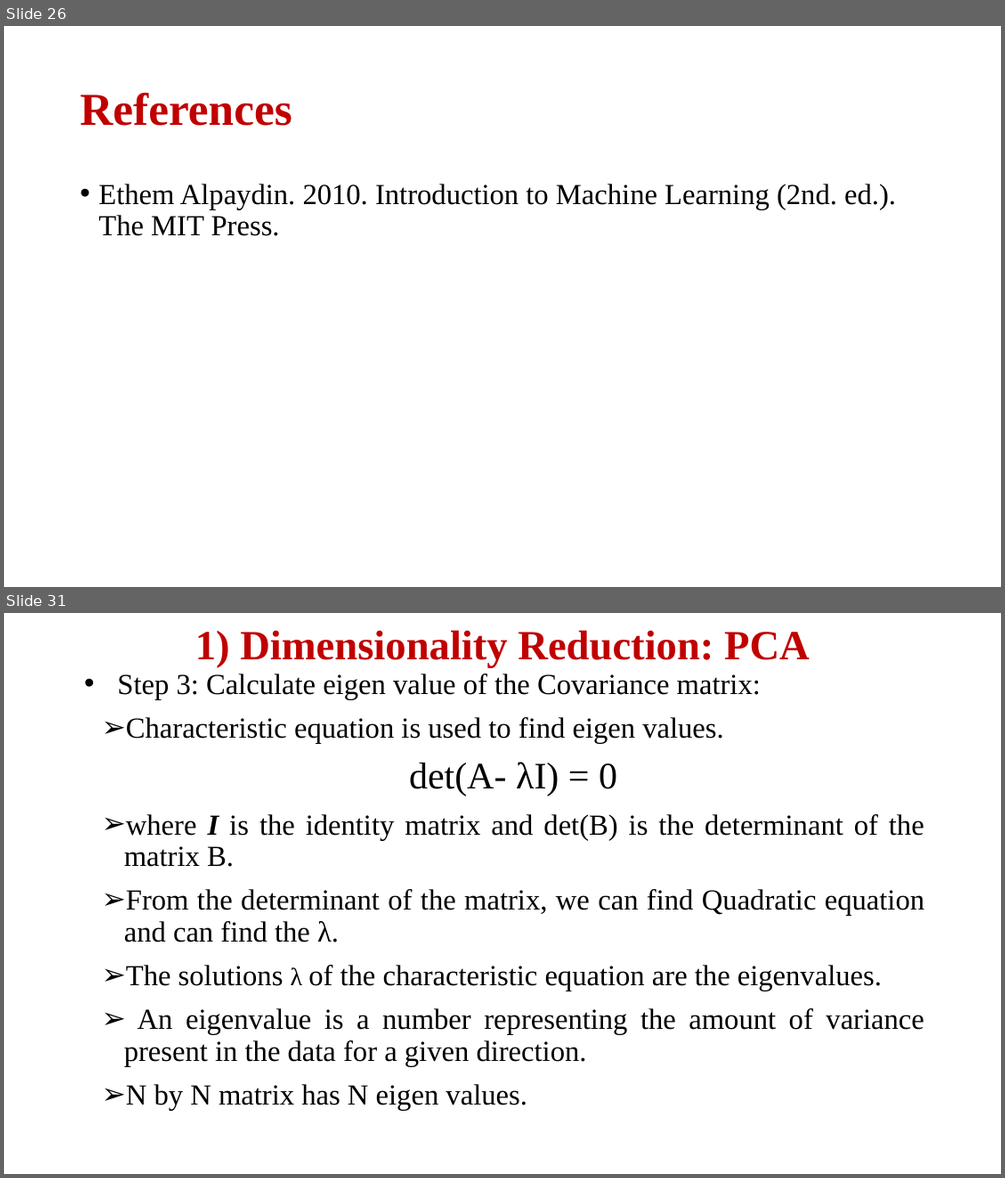
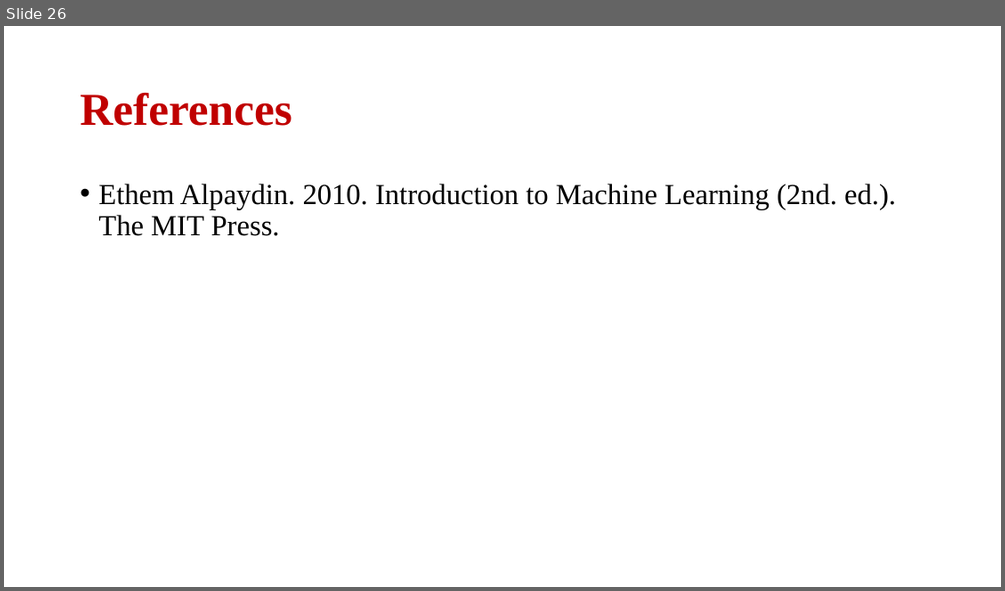
Before and after one commit to skysumitkumar/Du_Mca, a slide deck: 3rd_semester/Data_Science_with_python/PPT/Unit_1/Principal Component Analysis.pptx. Shown one above the other, each under a label of ours: slides 26 and 31 before the commit, slide 26 after it; the slides between them are not shown. The pictures are 1005x1178 and 1005x591 pixels, drawn with LibreOffice and Linux fonts; fonts in the diff are those of the drawing. Boxes give left, top, right and bottom in pixels: in the first picture for what was removed or moved away, otherwise in the second. Text is boxed around its words. In the diff, an @@ line names an element or a change of style, - is before the commit and + after.

```diff
--- a/3rd_semester/Data_Science_with_python/PPT/Unit_1/Principal Component Analysis.pptx
+++ b/3rd_semester/Data_Science_with_python/PPT/Unit_1/Principal Component Analysis.pptx
@@ slide 31 removed at box(4, 613, 1001, 1174), background #FFFFFF @@
@@ title removed at box(195, 630, 809, 668) @@
-1) Dimensionality Reduction: PCA
@@ text removed at box(117, 674, 924, 1110) @@
-• Step 3: Calculate eigen value of the Covariance matrix:
-  ➢ Characteristic equation is used to find eigen values.
-  det(A- λI) = 0
-  ➢ where I is the identity matrix and det(B) is the determinant of the matrix B.
-  ➢ From the determinant of the matrix, we can find Quadratic equation and can find the λ.
-  ➢ The solutions λ of the characteristic equation are the eigenvalues.
-  ➢ An eigenvalue is a number representing the amount of variance present in the data for a given direction.
-  ➢ N by N matrix has N eigen values.
```
Also in this commit, not shown: 1 slide changed, 8 other slides removed.
